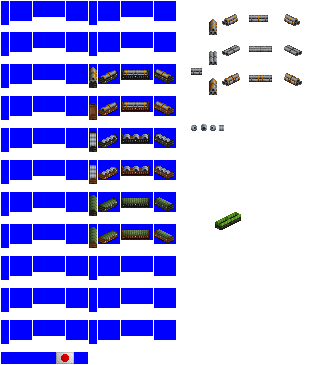
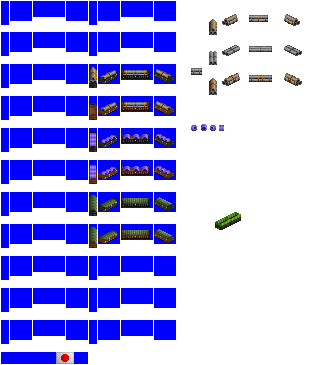
Before/after of a 335×365 layered artwork. What changed in the layer stack:
showed "トラ90000 tarps", painted on it over bbox(90, 124, 224, 147)
painted on "coils" over bbox(90, 124, 224, 179)
